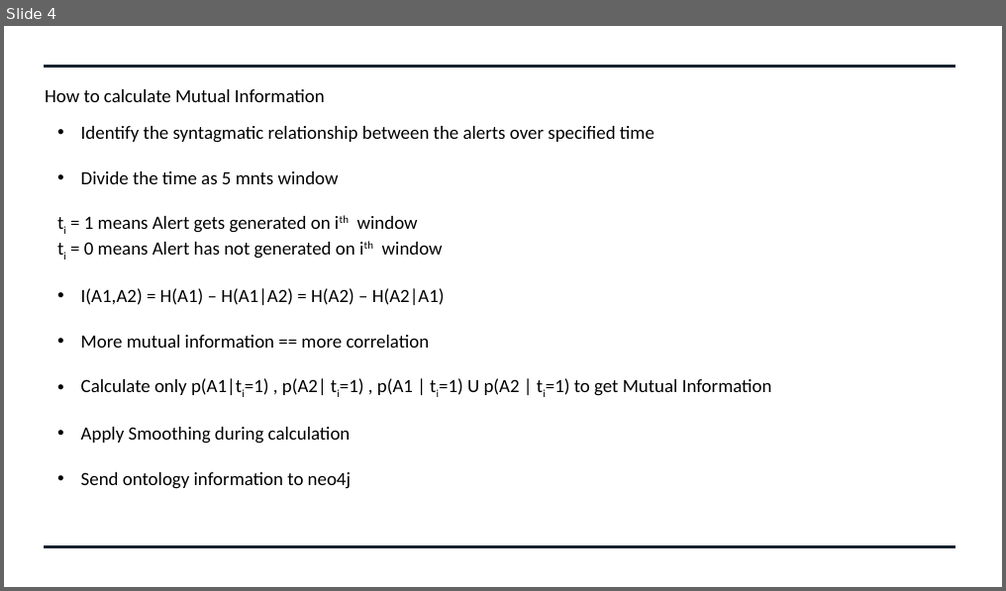
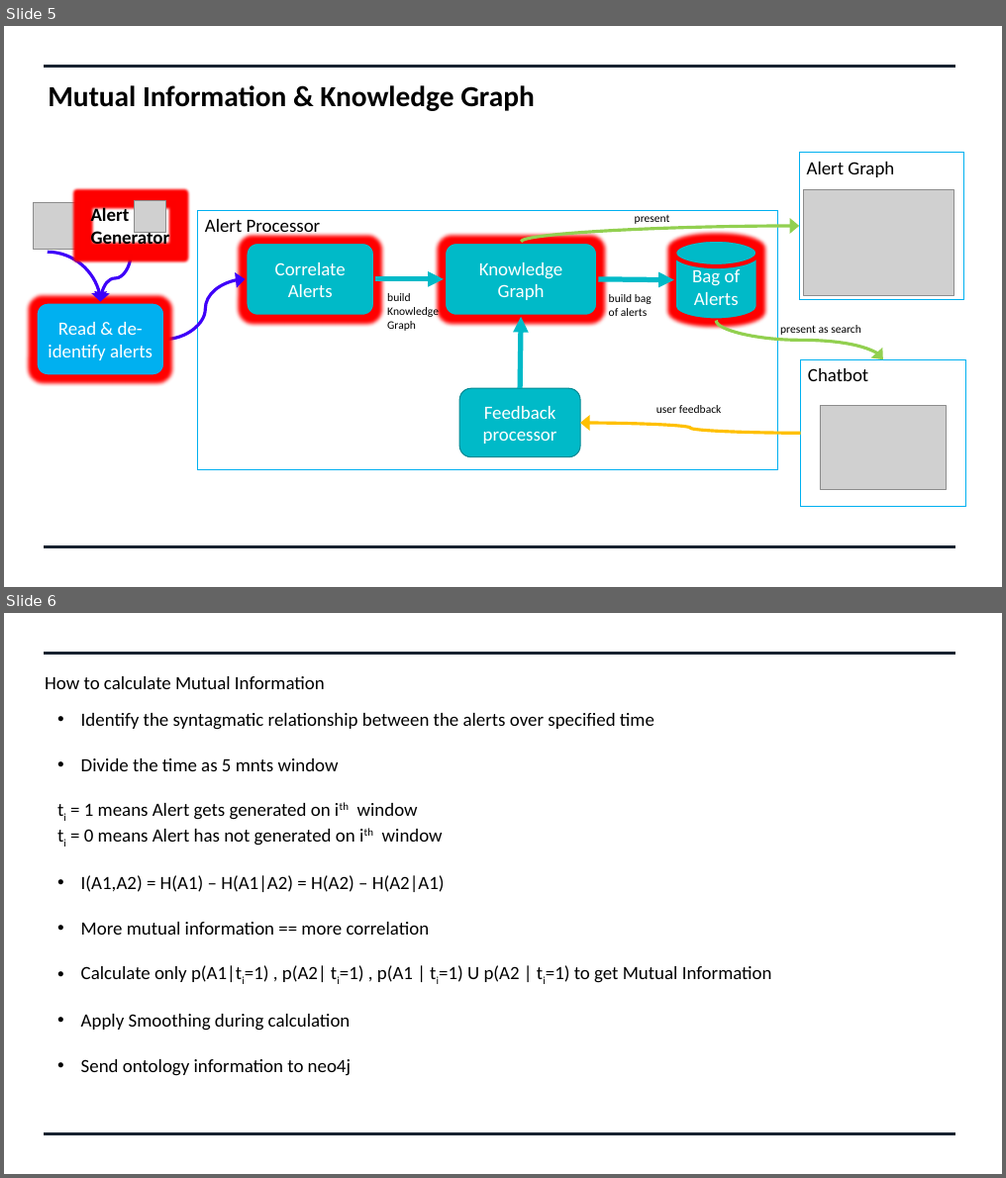
Before and after one commit to swatinanda/CS410-Fall2021-TeamAlpha, a slide deck: Team_Alpha_Presentation.pptx. Shown one above the other, each under a label of ours: slide 4 before the commit, slides 5 and 6 after it. The pictures are 1006x591 and 1006x1178 pixels, drawn with LibreOffice and Linux fonts; fonts in the diff are those of the drawing; grey boxes stand for pictures. Boxes give left, top, right and bottom in pixels: in the first picture for what was removed or moved away, otherwise in the second. Text is boxed around its words. In the diff, an @@ line names an element or a change of style, - is before the commit and + after.

```diff
--- a/Team_Alpha_Presentation.pptx
+++ b/Team_Alpha_Presentation.pptx
@@ slide 5 added at [4,26,1002,587], background #FFFFFF; not listed: 2 template elements that a slide beside it also shows @@
@@ title added at [48,85,535,111], 28 pt, text #000000, bold @@
+Mutual Information & Knowledge Graph
@@ group added at [33,153,966,506]: 6 curved arrows, 5 texts, 4 pictures, 4 rectangles, 4 rounded rectangles, 3 arrows, 1 cylinder @@
+Alert Processor
+Bag of Alerts
+Correlate Alerts
+Knowledge Graph
+Feedback processor
+Alert Graph
+Chatbot
+user feedback
+build bag of alerts
+build Knowledge Graph
+Read & de-identify alerts
+present
+present as search
+Alert
+Generator
@@ what was slide 4 is now slide 6 @@
```
Also in this commit, not shown: 1 slide changed, 6 other slides added, 2 slides removed.
